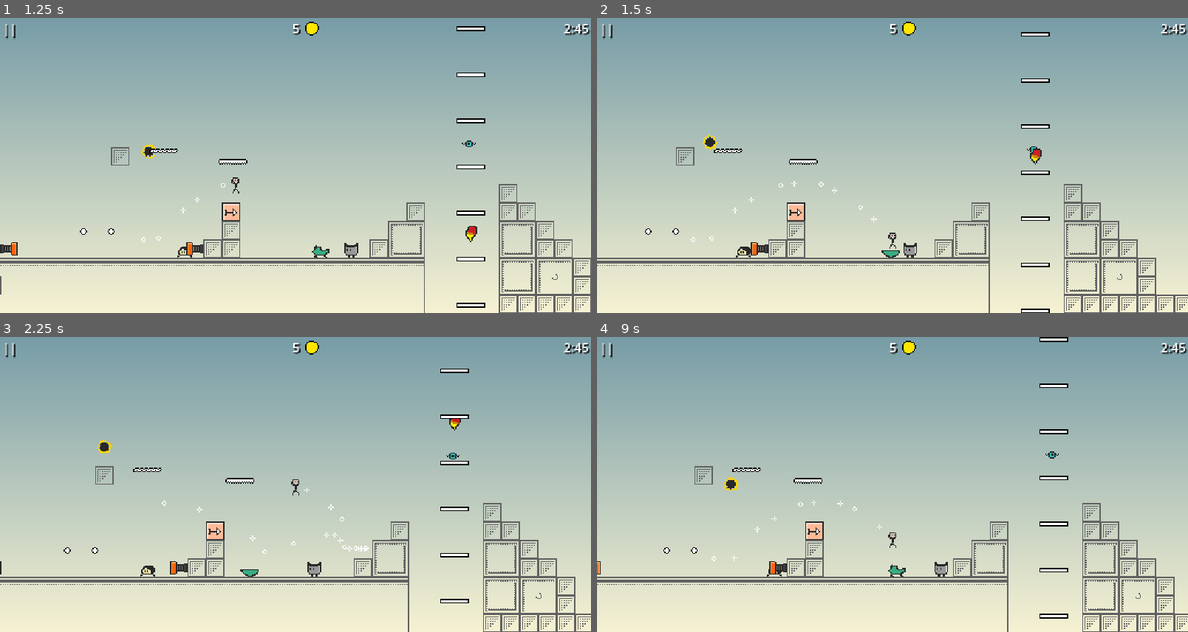
Above: before the commit, frames 1-4 (two rows, left to right).
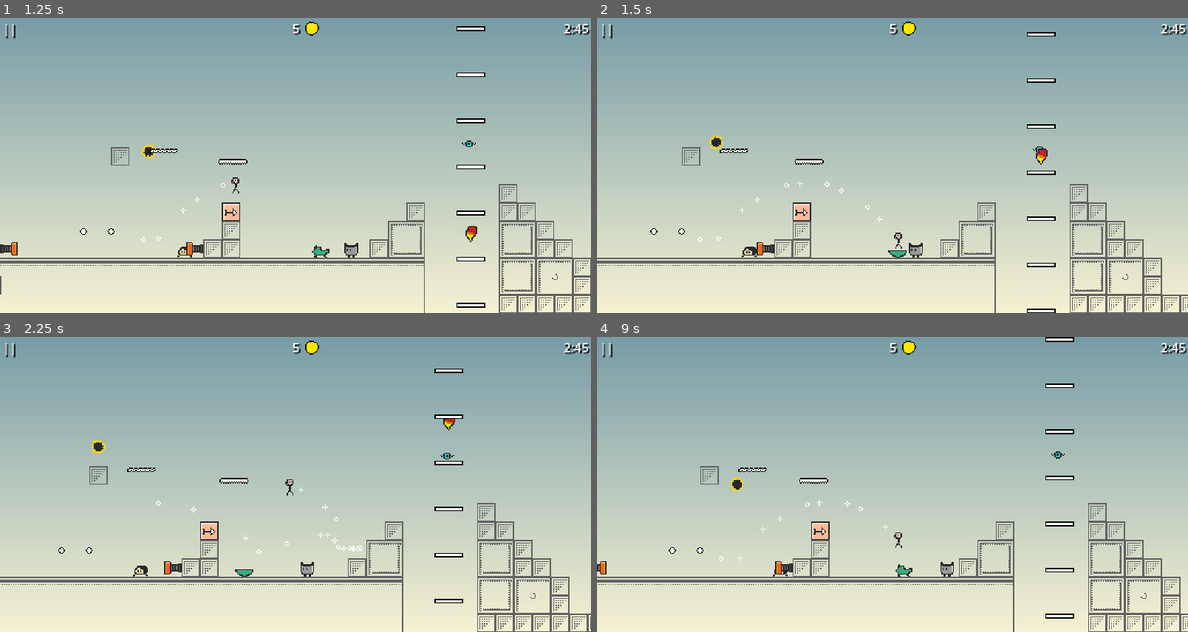
Above: after the commit, the same moments.

Repository: yannicka/ninja
Game: Godot game, scene res://src/Scenes/Game.tscn
Same seed, same stepped clock (60 frames per second), same inputs: the game is played once before the commit and once after it.
Inputs (mouse positions are in pixels of both pictures, inside the frame that each line leads up to):
- Up to frame 1 (1.25 s): move the mouse to (425, 150) at 0.52 s; hold Right (ui_right) from 0.53 s (still down); hold Space (space) from 0.53 s (still down); click (425, 150) at 0.67 s; tap Up (ui_up) at 0.77 s
- Up to frame 2 (1.5 s): keep holding Right (ui_right); move the mouse to (774, 180) at 1.27 s; release Space (space) at 1.28 s; tap Space (space) at 1.35 s
- Up to frame 3 (2.25 s): tap Up (ui_up) at 1.52 s; move the mouse to (354, 419) at 2.02 s; release Right (ui_right) at 2.03 s; hold Left (ui_left) from 2.03 s (still down); hold Space (space) from 2.03 s (still down)
- Up to frame 4 (9 s): move the mouse to (862, 543) at 2.77 s; release Left (ui_left) at 2.78 s; release Space (space) at 2.78 s; hold Right (ui_right) 2.78-4.28 s; tap Space (space) every 1.5 s from 2.85 to 8.85 s; click (862, 543) at 2.92 s; tap Up (ui_up) at 3.02, 3.77, 4.52, 6.02, 6.77, 7.52 s; move the mouse to (1069, 528) at 3.52 s; hold Space (space) 3.53-4.28 s; move the mouse to (715, 440) at 4.27 s; hold Left (ui_left) 4.28-5.03 s; move the mouse to (922, 484) at 5.02 s; hold Right (ui_right) 5.03-5.78 s; hold Space (space) 5.03-5.78 s; click (922, 484) at 5.17 s; tap Enter at 5.75 s; move the mouse to (803, 410) at 5.77 s; hold Left (ui_left) 5.78-7.28 s; move the mouse to (1022, 469) at 6.52 s; hold Space (space) 6.53-7.28 s; move the mouse to (774, 499) at 7.27 s; hold Right (ui_right) from 7.28 s (still down); click (774, 499) at 7.42 s; move the mouse to (951, 419) at 8.02 s; hold Space (space) 8.03-8.78 s; move the mouse to (862, 543) at 8.77 s

Frame 1 is identical in both runs. In frame 2, 4.0% of the frame differs, in the area x 0-100%, y 4-100%; in frame 3, 4.1%, in the area x 0-100%, y 10-100%; in frame 4, 3.9%.

Commit message:
Caméra douce

Diff:
--- a/src/Player.tscn
+++ b/src/Player.tscn
@@ -104,6 +104,14 @@
 limit_left = 0
 limit_top = 0
 limit_bottom = 256
+position_smoothing_enabled = true
+position_smoothing_speed = 30.0
+rotation_smoothing_speed = 1.0
+drag_horizontal_enabled = true
+drag_left_margin = 0.0
+drag_top_margin = 0.0
+drag_right_margin = 0.0
+drag_bottom_margin = 0.0
 
 [node name="GPUParticles2D" type="GPUParticles2D" parent="."]
 process_mode = 1
